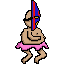
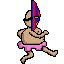
Before/after of a 64 x 64 layered artwork. What changed in the layer stack:
hid group "Group 5" (2 layers) over bbox(15, 21, 49, 64)
showed group "Group 4" (2 layers) over bbox(15, 21, 58, 64)
painted on "Layer 10" over bbox(15, 47, 58, 64)
painted on "Layer 11" over bbox(16, 47, 58, 64)
